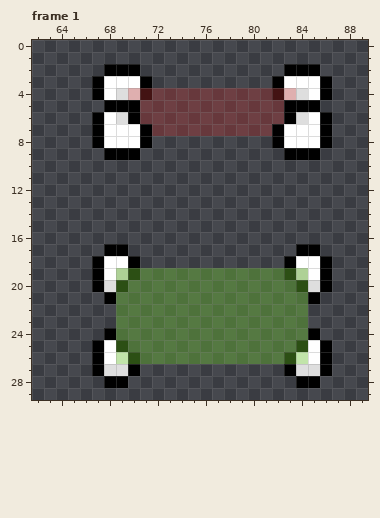
Pixel-art file -- assets/sprites/aim_system.aseprite. Above is the file before it was changed.
96x48 pixels, 4 frames. Colours within 5 levels of each other are drawn and written as one. Shown: frame 1: x 62..89, y 0..29.
The same view after the edit:
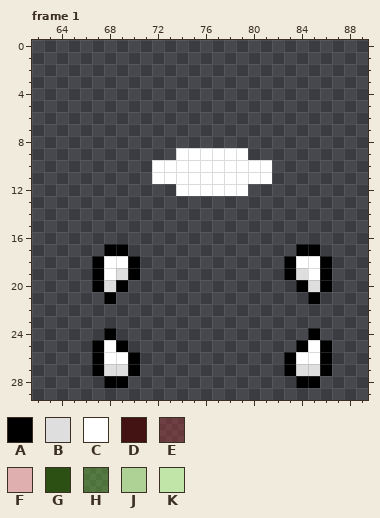
Palette (. is transparent): A #000000  B #dedede  C #ffffff  D #431313  E #ac323264  F #dfafaf  G #2c4f14  H #6abe306a  J #aed196  K #c1e4a9
Diff:
layer "cell" now hidden
layer "Layer 3" added
Frame 1:
y 2: x 68..70 AAA -> ...; x 83..85 AAA -> ...
y 3: x 67..71 ACCCA -> .....; x 82..86 ACCCA -> .....
y 4: x 67..86 ACBFDEEEEEEEEEEDFBCA -> ....................
y 5: x 68..85 AAAEEEEEEEEEEEEAAA -> ..................
y 6: x 67..86 ACBAEEEEEEEEEEEEABCA -> ....................
y 7: x 67..86 ACCCAEEEEEEEEEEACCCA -> ....................
y 8: x 67..71 ACCCA -> .....; x 82..86 ACCCA -> .....
y 9: x 68..70 AAA -> ...; x 74..79 ...... -> CCCCCC; x 83..85 AAA -> ...
y 10..11: x 72..81 .......... -> CCCCCCCCCC
y 12: x 74..79 ...... -> CCCCCC
y 19: x 69..84 JGHHHHHHHHHHHHGJ -> BA............AB
y 20: x 69..84 GHHHHHHHHHHHHHHG -> A..............A
y 21..24: x 69..84 HHHHHHHHHHHHHHHH -> ................
y 25: x 69..84 GHHHHHHHHHHHHHHG -> A..............A
y 26: x 69..84 KGHHHHHHHHHHHHGK -> CA............AC
Where, in picture pixels (left, top, right, bottom), the same in both pictures:
changed: (92, 64, 332, 196)
changed: (116, 268, 308, 364)
